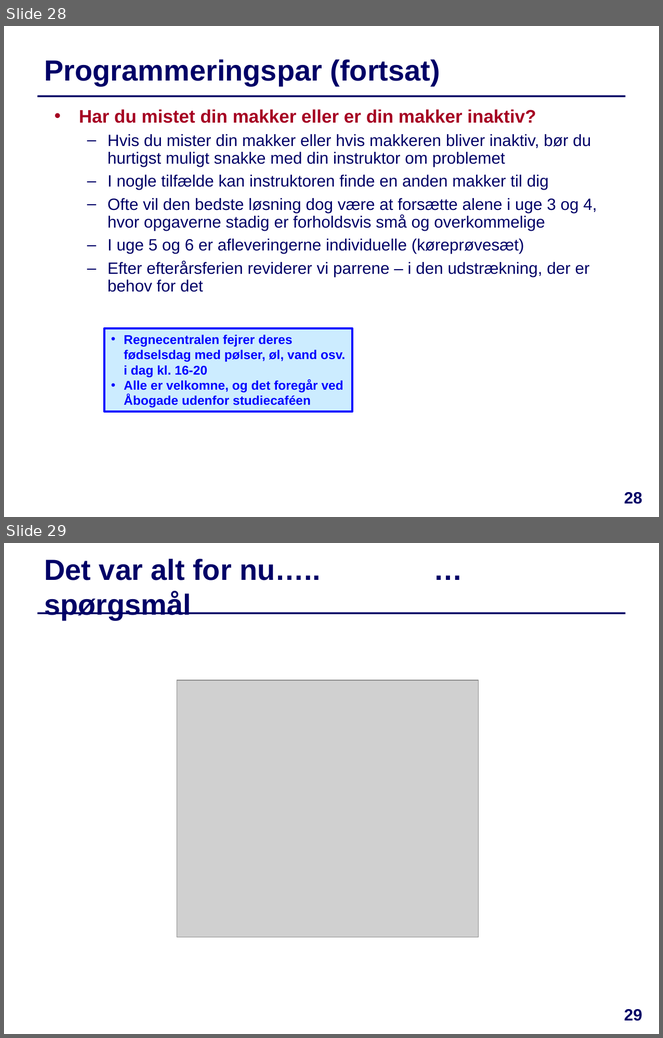
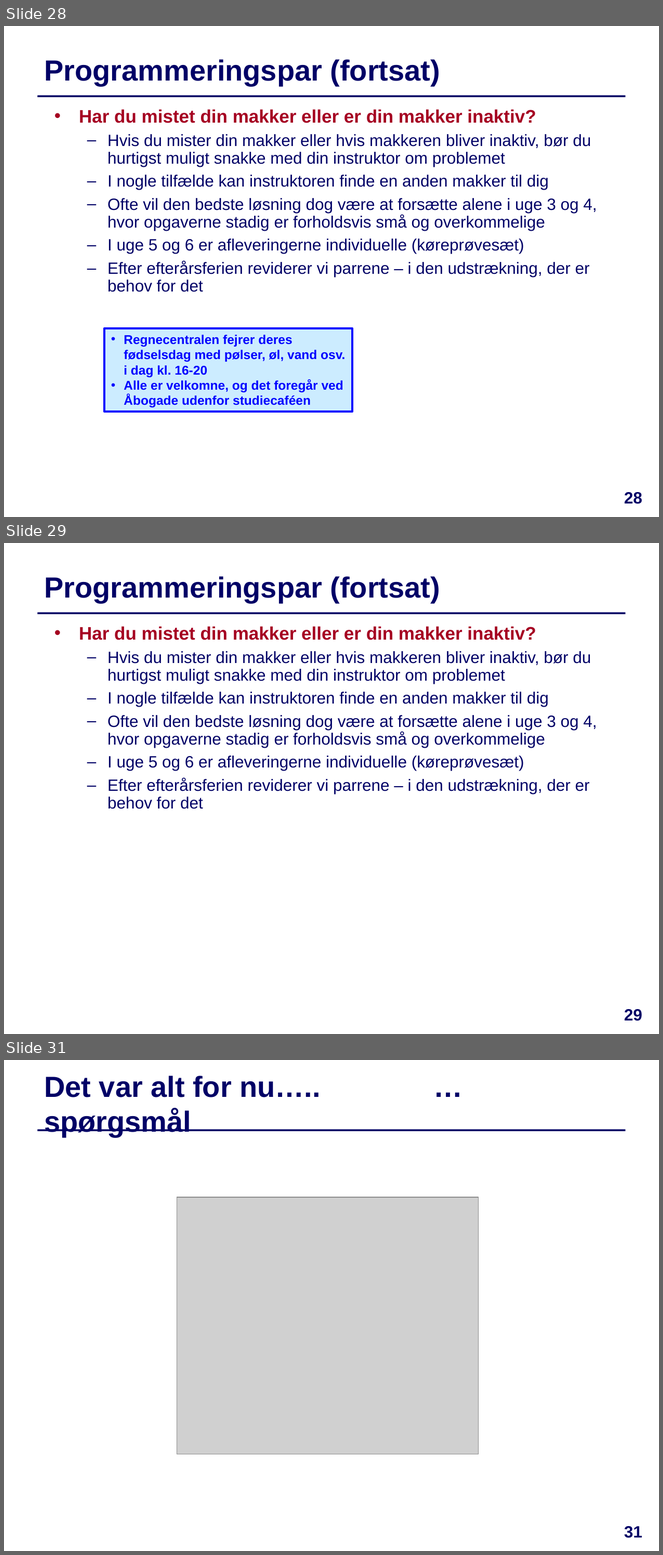
Before and after one commit to IntProgAU/Materiale, a slide deck: web/e23/uge_4a/Slides-Uge4-Mandag.pptx. Shown one above the other, each under a label of ours: slides 28 and 29 before the commit, slides 28, 29 and 31 after it; the slides between them are not shown. The pictures are 663x1038 and 663x1555 pixels, drawn with LibreOffice and Linux fonts; fonts in the diff are those of the drawing; grey boxes stand for pictures. Boxes give left, top, right and bottom in pixels: in the first picture for what was removed or moved away, otherwise in the second. Text is boxed around its words. In the diff, an @@ line names an element or a change of style, - is before the commit and + after.

```diff
--- a/web/e23/uge_4a/Slides-Uge4-Mandag.pptx
+++ b/web/e23/uge_4a/Slides-Uge4-Mandag.pptx
@@ slide 29 added at <box>4,543,659,1034</box>, background #FFFFFF; not listed: 1 template element that a slide beside it also shows @@
@@ title added at <box>44,576,441,603</box>, 32 pt, text #000066, bold @@
+Programmeringspar (fortsat)
@@ text added at <box>79,626,597,809</box>, 18 pt, text #000066 @@
+• Har du mistet din makker eller er din makker inaktiv?
+  – Hvis du mister din makker eller hvis makkeren bliver inaktiv, bør du hurtigst muligt snakke med din instruktor om problemet
+  – I nogle tilfælde kan instruktoren finde en anden makker til dig
+  – Ofte vil den bedste løsning dog være at forsætte alene i uge 3 og 4, hvor opgaverne stadig er forholdsvis små og overkommelige
+  – I uge 5 og 6 er afleveringerne individuelle (køreprøvesæt)
+  – Efter efterårsferien reviderer vi parrene – i den udstrækning, der er behov for det
@@ page number added at <box>624,1009,643,1021</box>, 18 pt, text #000066, bold @@
+29
@@ what was slide 29 is now slide 31 @@
@@ page number at <box>624,1526,643,1538</box>: text changed @@
-29
+31
```
Also in this commit, not shown: 1 other slide added, 4 other files.
